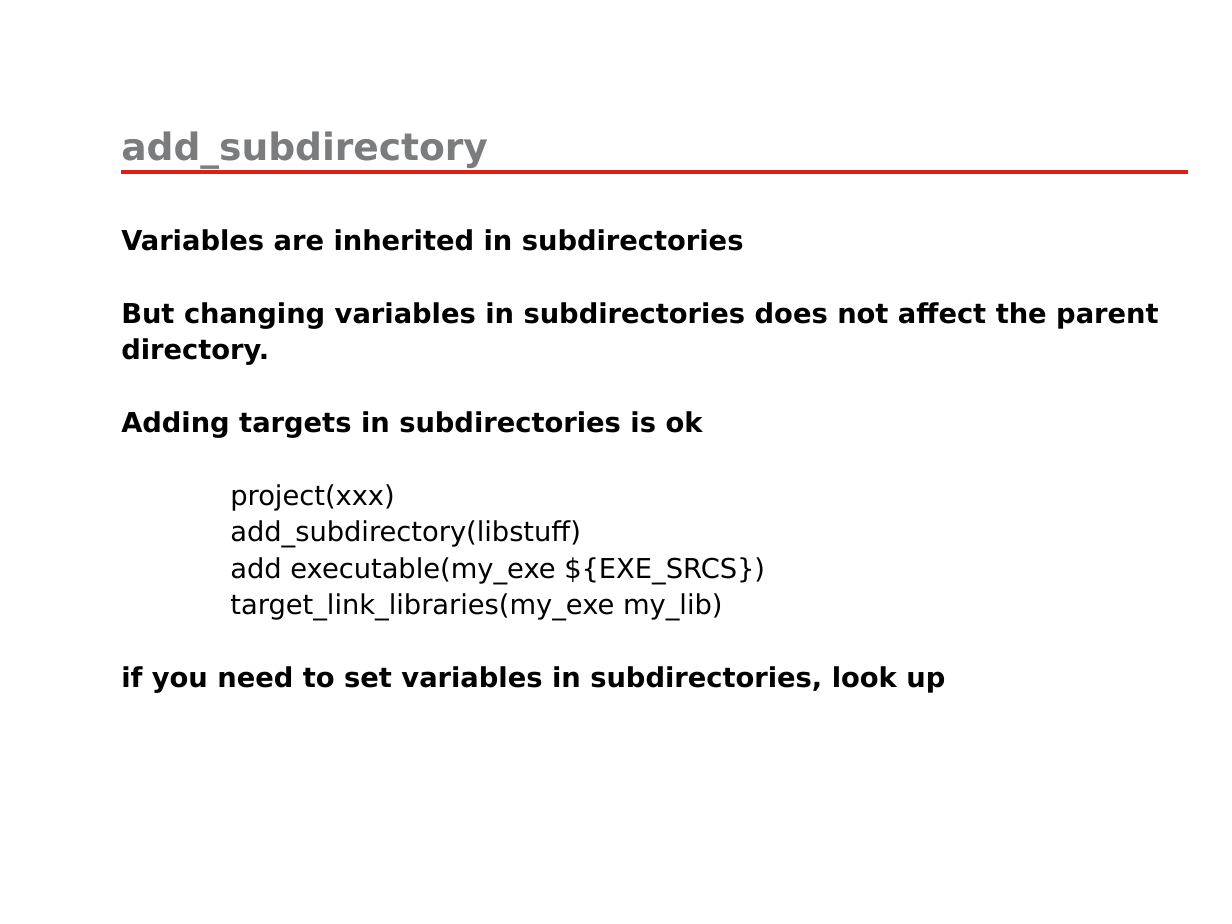
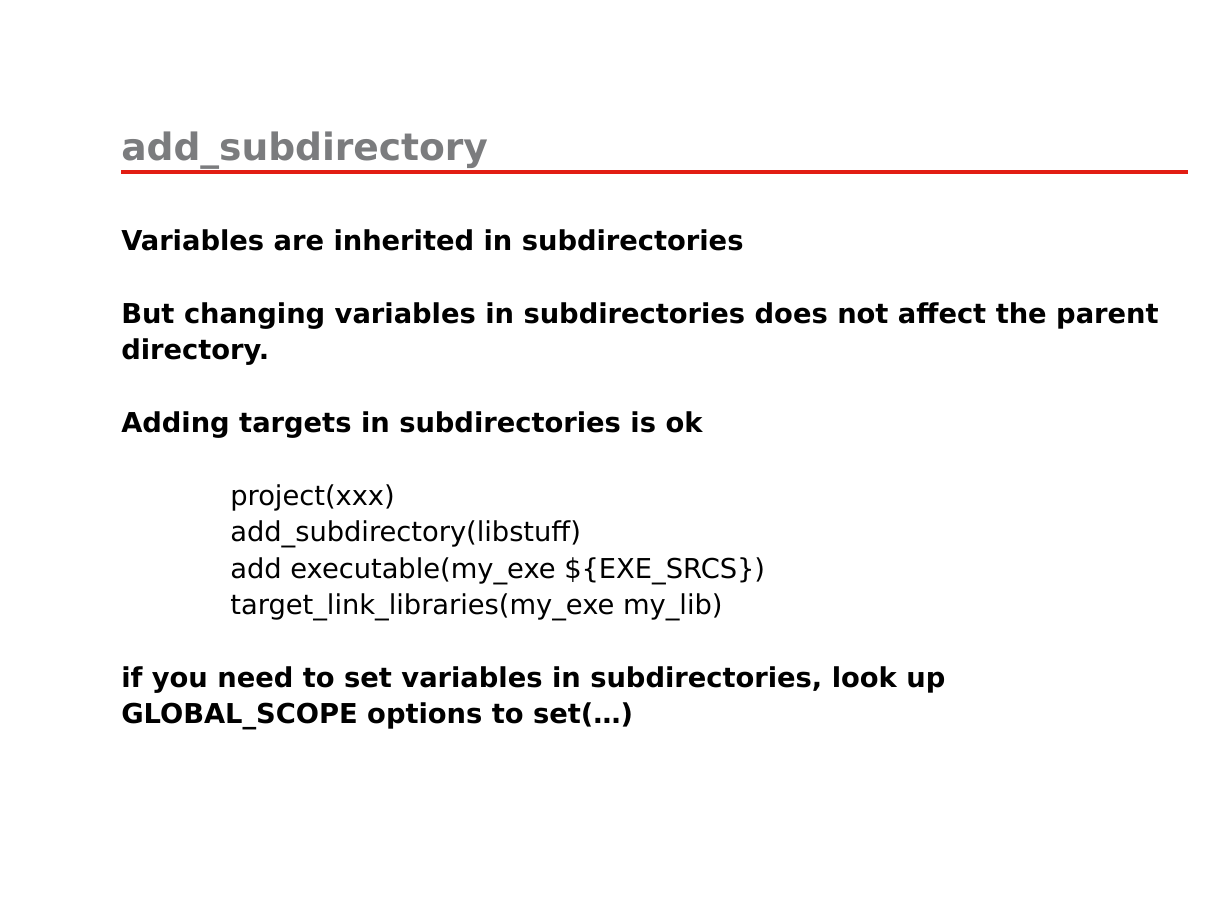
Before and after one commit to fomics/SummerSchool2013, a slide deck: slide 8 of PRESENTATIONS/cmake/2013-07-08-SummerSchool-CMake.pptx. Drawn at 1232x924 pixels with LibreOffice and Linux fonts; fonts in the diff are those of the drawing; background and template pictures are left out. Boxes give left, top, right and bottom in pixels: in the first picture for what was removed or moved away, otherwise in the second. Text is boxed around its words. In the diff, an @@ line names an element or a change of style, - is before the commit and + after.

```diff
--- a/PRESENTATIONS/cmake/2013-07-08-SummerSchool-CMake.pptx
+++ b/PRESENTATIONS/cmake/2013-07-08-SummerSchool-CMake.pptx
@@ text at (x1=121, y1=666, x2=945, y2=730): text changed @@
-if you need to set variables in subdirectories, look up
+if you need to set variables in subdirectories, look up GLOBAL_SCOPE options to set(…)
```
Also in this commit, not shown: 3 other slides changed, 8 slides added.
